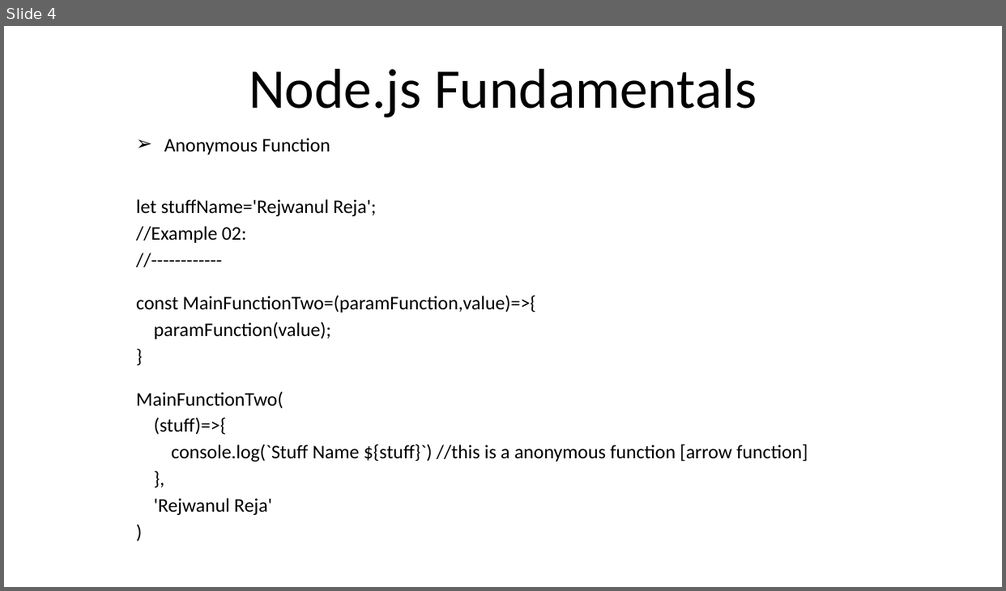
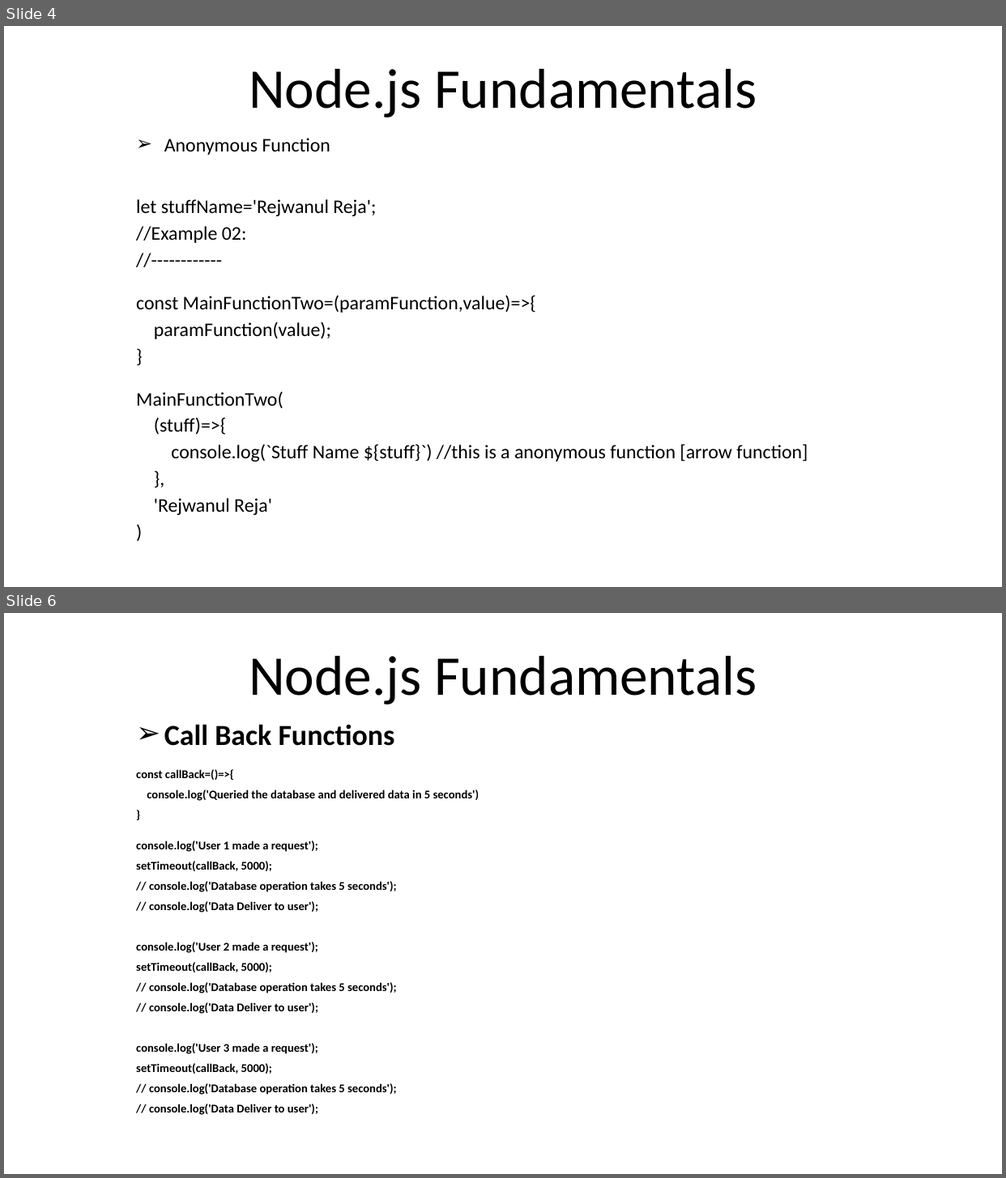
Before and after one commit to rezaice07/nodejs-fundamentals, a slide deck: ppt/01. Introduction.pptx. Shown one above the other, each under a label of ours: slide 4 before the commit, slides 4 and 6 after it; the slides between them are not shown. The pictures are 1006x591 and 1006x1178 pixels, drawn with LibreOffice and Linux fonts; fonts in the diff are those of the drawing. Boxes give left, top, right and bottom in pixels: in the first picture for what was removed or moved away, otherwise in the second. Text is boxed around its words. In the diff, an @@ line names an element or a change of style, - is before the commit and + after.

Commit message:
added module functions

```diff
--- a/ppt/01. Introduction.pptx
+++ b/ppt/01. Introduction.pptx
@@ slide 6 added at [4, 613, 1002, 1174], background #FFFFFF @@
@@ title added at [249, 656, 756, 705], 54 pt, text #000000 @@
+Node.js Fundamentals
@@ subtitle added at [136, 724, 479, 1115], 11.4 pt, text #000000, bold @@
+➢ Call Back Functions
+const callBack=()=>{
+console.log('Queried the database and delivered data in 5 seconds')
+}
+console.log('User 1 made a request');
+setTimeout(callBack, 5000);
+// console.log('Database operation takes 5 seconds');
+// console.log('Data Deliver to user');
+console.log('User 2 made a request');
+setTimeout(callBack, 5000);
+// console.log('Database operation takes 5 seconds');
+// console.log('Data Deliver to user');
+console.log('User 3 made a request');
+setTimeout(callBack, 5000);
+// console.log('Database operation takes 5 seconds');
+// console.log('Data Deliver to user');
```
Also in this commit, not shown: 3 other slides added, 5 other files.
